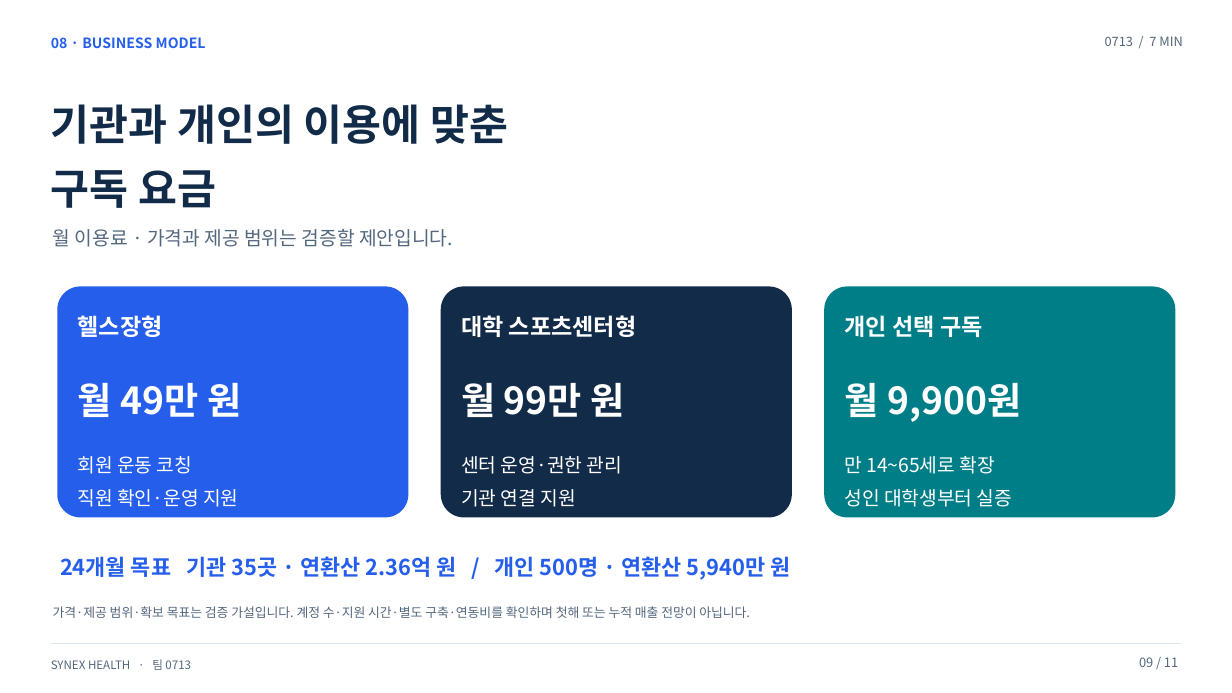
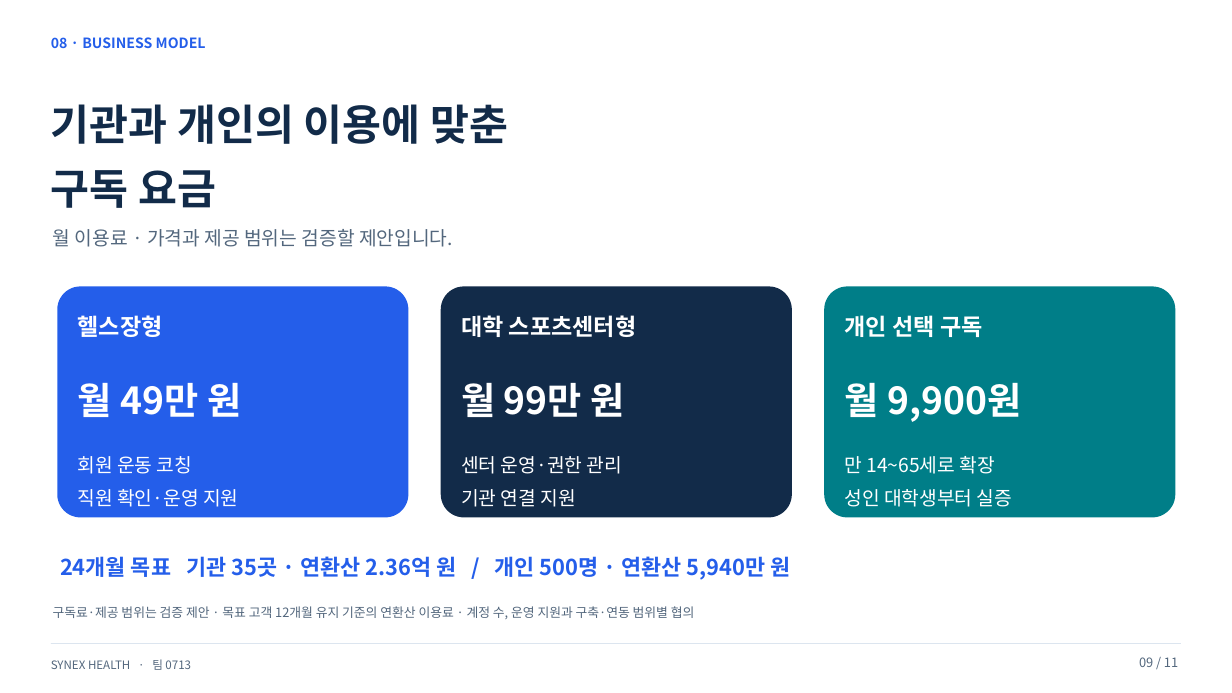
Before and after one commit to hundol047/Synex-Health, a slide deck: slide 9 of docs/pitch-0713/files/Synex_0713_7min.pptx. Drawn at 1232x693 pixels with LibreOffice and Linux fonts; fonts in the diff are those of the drawing. Boxes give left, top, right and bottom in pixels: in the first picture for what was removed or moved away, otherwise in the second. Text is boxed around its words. In the diff, an @@ line names an element or a change of style, - is before the commit and + after.

Commit message:
Polish presentation wording and remove duration badge

```diff
--- a/docs/pitch-0713/files/Synex_0713_7min.pptx
+++ b/docs/pitch-0713/files/Synex_0713_7min.pptx
@@ text removed at box(1105, 36, 1182, 46) @@
-0713 / 7 MIN
@@ text at box(53, 606, 695, 619): text changed @@
-가격·제공 범위·확보 목표는 검증 가설입니다. 계정 수·지원 시간·별도 구축·연동비를 확인하며 첫해 또는 누적 매출 전망이 아닙니다.
+구독료·제공 범위는 검증 제안 · 목표 고객 12개월 유지 기준의 연환산 이용료 · 계정 수, 운영 지원과 구축·연동 범위별 협의
```
Also in this commit, not shown: 10 other slides changed, 13 other files.
